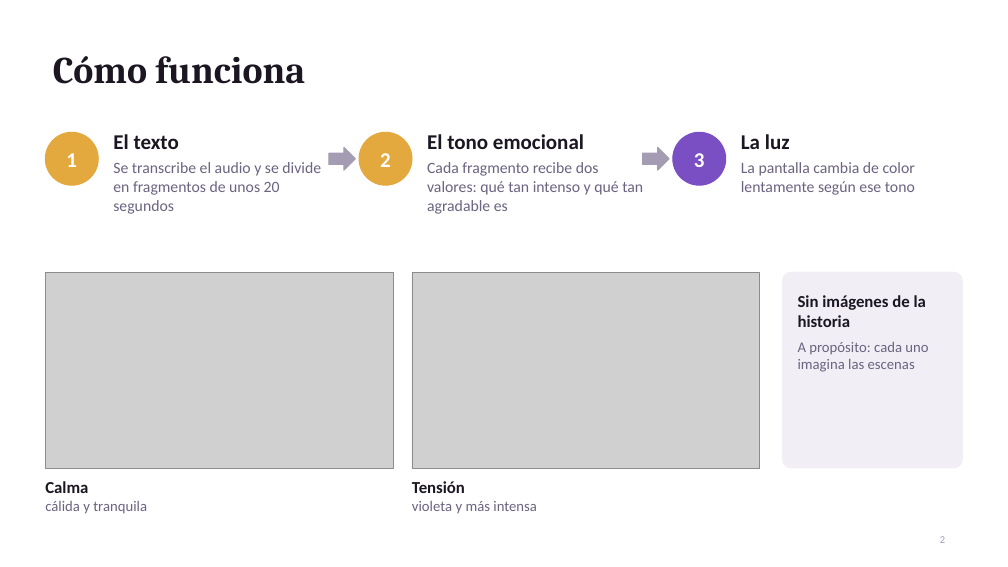
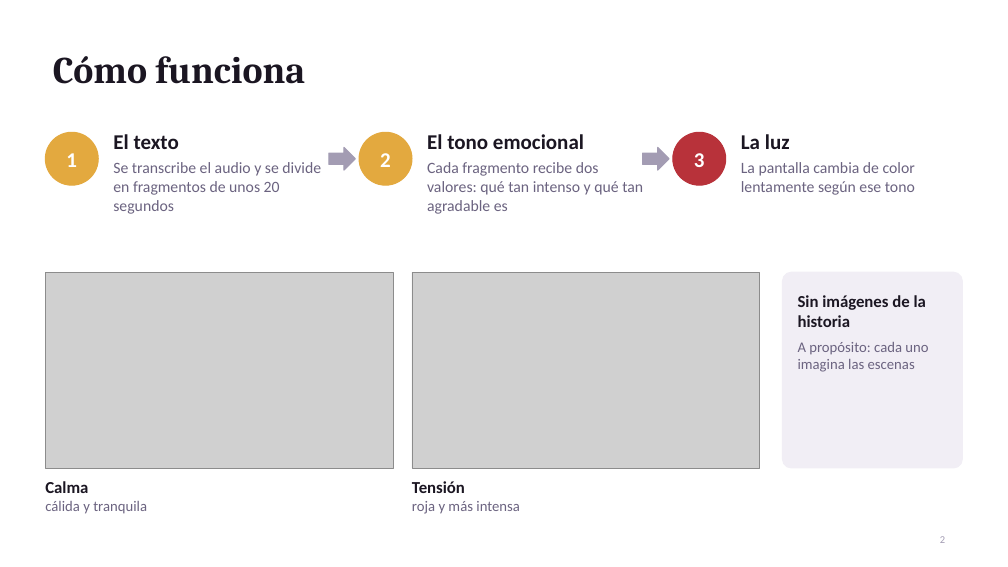
Before and after one commit to bernarditarobles/Prototipo-audiolibro, a slide deck: slide 2 of presentacion/Escuchar_y_ver_presentacion.pptx. Drawn at 1008x567 pixels with LibreOffice and Linux fonts; fonts in the diff are those of the drawing; grey boxes stand for pictures. Boxes give left, top, right and bottom in pixels: in the first picture for what was removed or moved away, otherwise in the second. Text is boxed around its words. In the diff, an @@ line names an element or a change of style, - is before the commit and + after.

```diff
--- a/presentacion/Escuchar_y_ver_presentacion.pptx
+++ b/presentacion/Escuchar_y_ver_presentacion.pptx
@@ ellipse at [673,132,726,185]: fill #7B4FC4 to #B8323A; outline #7B4FC4 1 pt to #B8323A 1 pt @@
@@ text at [412,501,520,514]: text changed @@
-violeta y más intensa
+roja y más intensa
```
Also in this commit, not shown: 2 other slides changed.
